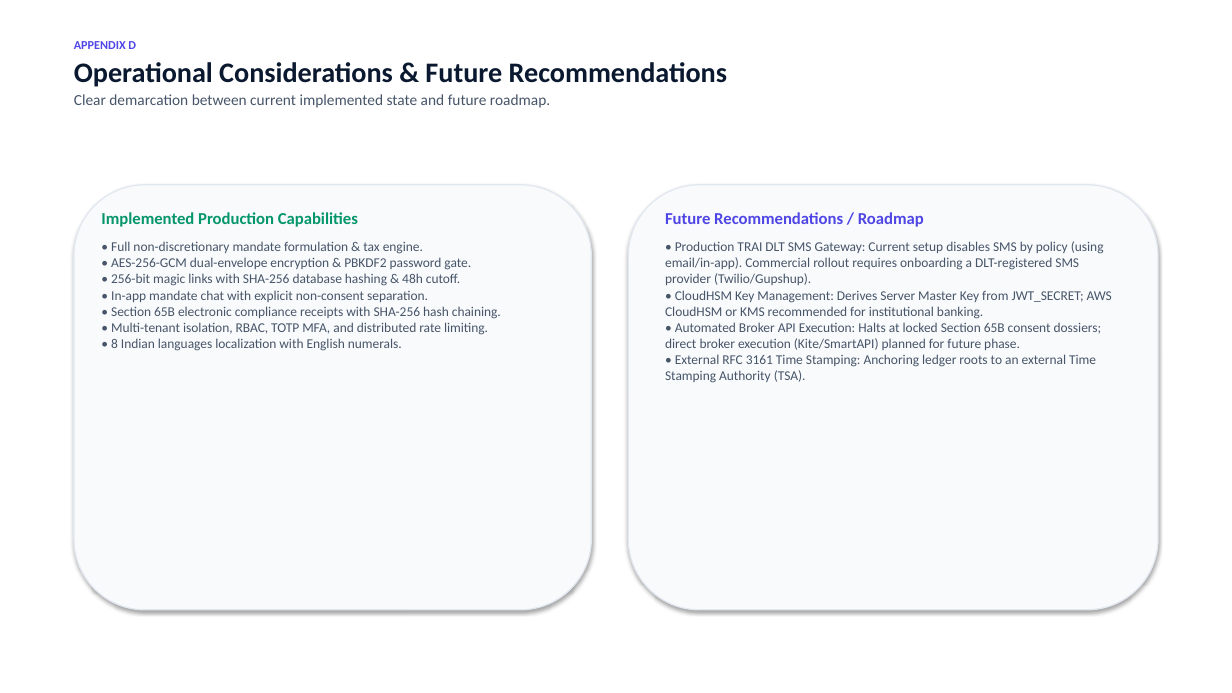
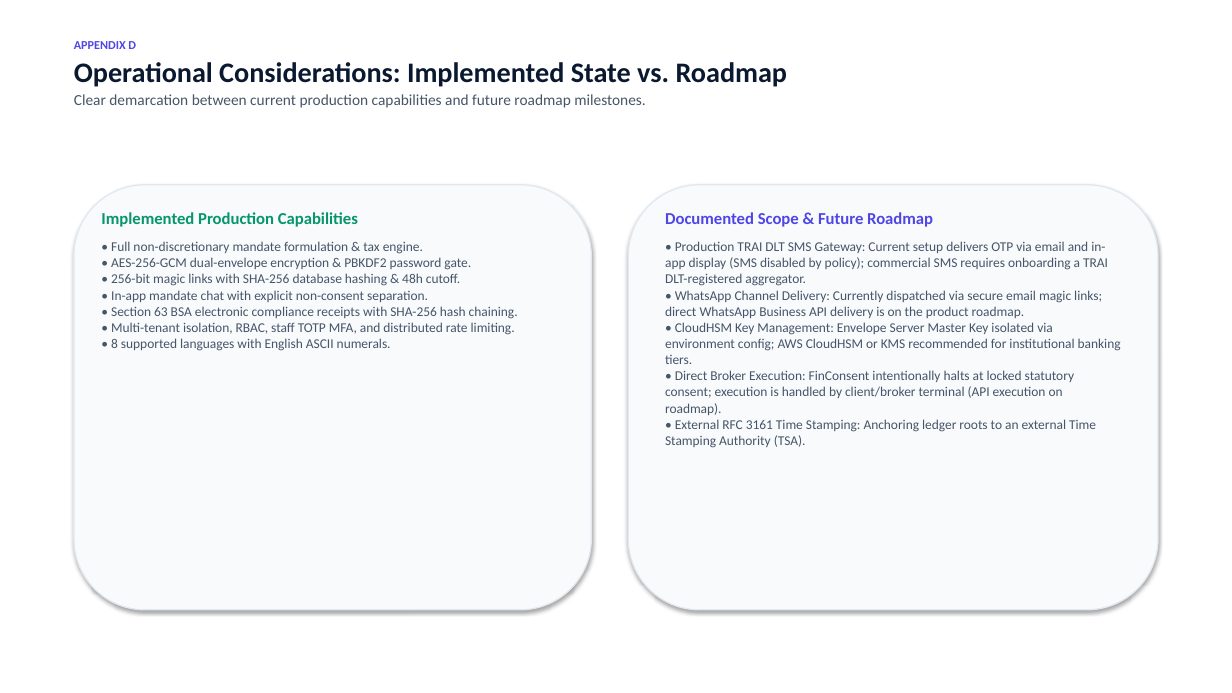
Before and after one commit to AtharvaSDeshpande/FinConsent, a slide deck: slide 28 of FinConsent-Client-Presentation.pptx (slide 29 before the commit). Drawn at 1232x693 pixels with LibreOffice and Linux fonts; fonts in the diff are those of the drawing. Boxes give left, top, right and bottom in pixels: in the first picture for what was removed or moved away, otherwise in the second. Text is boxed around its words. In the diff, an @@ line names an element or a change of style, - is before the commit and + after.

Commit message:
ship: production deployment hardening, MongoDB Atlas connectivity, and fullstack remediations

```diff
--- a/FinConsent-Client-Presentation.pptx
+++ b/FinConsent-Client-Presentation.pptx
@@ text at (x1=74, y1=62, x2=788, y2=108): text changed @@
-Operational Considerations & Future Recommendations
-Clear demarcation between current implemented state and future roadmap.
+Operational Considerations: Implemented State vs. Roadmap
+Clear demarcation between current production capabilities and future roadmap milestones.
@@ text at (x1=665, y1=212, x2=1121, y2=448): text changed @@
-Future Recommendations / Roadmap
-• Production TRAI DLT SMS Gateway: Current setup disables SMS by policy (using email/in-app). Commercial rollout requires onboarding a DLT-registered SMS provider (Twilio/Gupshup).
-• CloudHSM Key Management: Derives Server Master Key from JWT_SECRET; AWS CloudHSM or KMS recommended for institutional banking.
-• Automated Broker API Execution: Halts at locked Section 65B consent dossiers; direct broker execution (Kite/SmartAPI) planned for future phase.
-• External RFC 3161 Time Stamping: Anchoring ledger roots to an external Time Stamping Authority (TSA).
+Documented Scope & Future Roadmap
+• Production TRAI DLT SMS Gateway: Current setup delivers OTP via email and in-app display (SMS disabled by policy); commercial SMS requires onboarding a TRAI DLT-registered aggregator.
+• WhatsApp Channel Delivery: Currently dispatched via secure email magic links; direct WhatsApp Business API delivery is on the product roadmap.
+• CloudHSM Key Management: Envelope Server Master Key isolated via environment config; AWS CloudHSM or KMS recommended for institutional banking tiers.
+• Direct Broker Execution: FinConsent intentionally halts at locked statutory consent; execution is handled by client/broker terminal (API execution on roadmap).
+• External RFC 3161 Time Stamping: Anchoring ledger roots to an external Time Stamping Authority (TSA).
@@ text at (x1=111, y1=241, x2=518, y2=351): text changed @@
-• Full non-discretionary mandate formulation & tax engine.
-• AES-256-GCM dual-envelope encryption & PBKDF2 password gate.
-• 256-bit magic links with SHA-256 database hashing & 48h cutoff.
-• In-app mandate chat with explicit non-consent separation.
-• Section 65B electronic compliance receipts with SHA-256 hash chaining.
-• Multi-tenant isolation, RBAC, TOTP MFA, and distributed rate limiting.
-• 8 Indian languages localization with English numerals.
+• Full non-discretionary mandate formulation & tax engine.
+• AES-256-GCM dual-envelope encryption & PBKDF2 password gate.
+• 256-bit magic links with SHA-256 database hashing & 48h cutoff.
+• In-app mandate chat with explicit non-consent separation.
+• Section 63 BSA electronic compliance receipts with SHA-256 hash chaining.
+• Multi-tenant isolation, RBAC, staff TOTP MFA, and distributed rate limiting.
+• 8 supported languages with English ASCII numerals.
```
Also in this commit, not shown: 25 other slides changed, 1 slide added, 1 slide removed, 49 other files.
